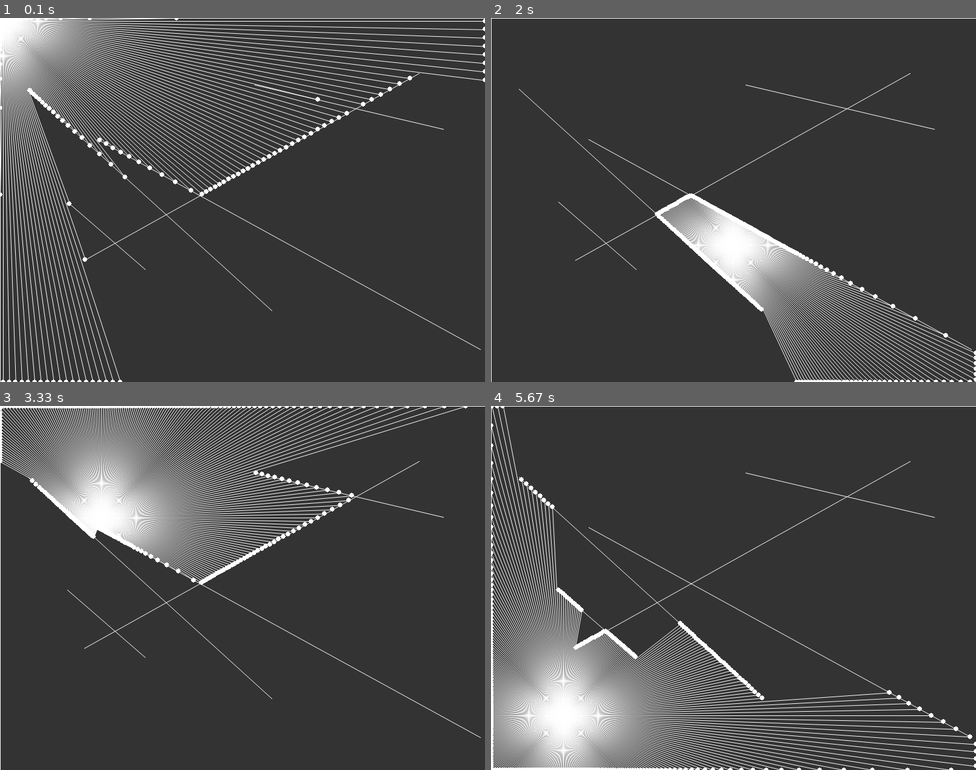
Above: before the commit, frames 1-4 (two rows, left to right).
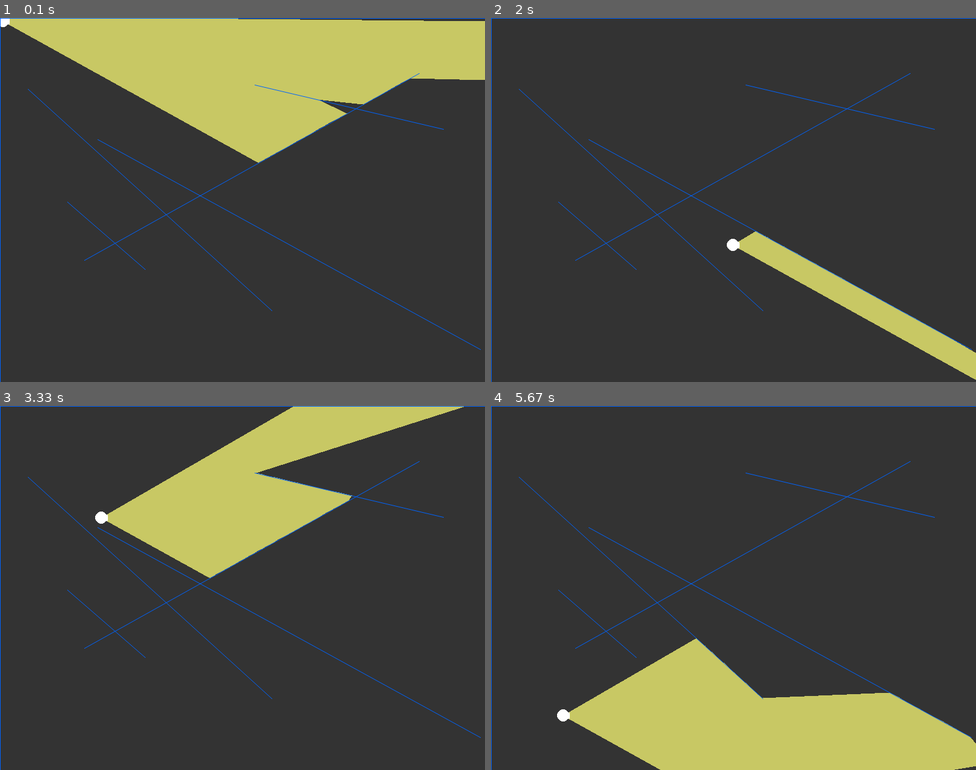
Above: after the commit, the same moments.

Repository: DHameete/pygames
Game: pygame game, started from 05_Raycasting/main.py
The game is run twice, just before and just after one commit, with the same random seed, the same clock (stepped at 60 frames per second) and the same inputs.
Inputs (mouse positions are in pixels of both pictures, inside the frame that each line leads up to):
- Up to frame 1 (0.1 s): no input
- Up to frame 2 (2 s): click (733, 200) at 0.38 s; click (782, 280) at 0.72 s; click (912, 327) at 1.05 s; click (617, 127) at 1.38 s; click (733, 243) at 1.72 s
- Up to frame 3 (3.33 s): click (174, 511) at 2.05 s; click (412, 682) at 2.38 s; click (87, 624) at 2.72 s; click (101, 518) at 3.05 s
- Up to frame 4 (5.67 s): click (617, 653) at 3.38 s; click (908, 671) at 3.72 s; click (588, 722) at 4.05 s; click (583, 609) at 4.38 s; click (762, 689) at 4.72 s; click (820, 708) at 5.05 s; click (563, 715) at 5.38 s

The runs differ from the first frame. In frame 1, 30% of the frame differs, in the area x 0-100%, y 0-100%; in frame 2, 10%; in frame 3, 22%; in frame 4, 29%.

Commit message:
start ray-polygons

Diff:
--- a/05_Raycasting/main.py
+++ b/05_Raycasting/main.py
@@ -6,6 +6,9 @@
 height = 600
 
 WHITE = (255, 255, 255)
+YELLOW = (200,200,100)
+BLUE = (0, 100, 255)
+RED = (255, 0, 0)
 
 class Ray:
 
@@ -54,7 +57,7 @@
         self.b = pygame.math.Vector2(x2, y2)
 
     def show(self, surface):
-        pygame.draw.aaline(surface, WHITE, self.a, self.b, 1)
+        pygame.draw.aaline(surface, BLUE, self.a, self.b, 1)
 
 class Particle:
 
@@ -62,7 +65,7 @@
         self.pos = pygame.math.Vector2(width/2, height/2)
         self.rays = []
 
-        for angle in range(0, 360, 1):
+        for angle in range(-30, 30, 1):
             self.rays.append(Ray(self.pos, angle))
 
     def show(self, surface):
@@ -71,6 +74,7 @@
             ray.show(surface)
 
     def look(self, walls, surface):
+        prev = self.rays[0].pos
         for ray in self.rays:
             closest = None
             record = math.inf
@@ -82,8 +86,9 @@
                         record = d
                         closest = pt
             if closest:
-                pygame.draw.aaline(surface, WHITE, self.pos, closest)
-                pygame.draw.circle(surface, WHITE, closest, 4)
+                pygame.draw.polygon(surface,YELLOW,[prev,closest,self.pos])
+                # pygame.draw.aaline(surface, WHITE, self.pos, closest)
+                prev = closest
 
     def update(self, x, y):
         self.pos.update(x, y)
@@ -123,8 +128,8 @@
 
         (mouseX, mouseY) = pygame.mouse.get_pos()
         particle.update(mouseX, mouseY)
+        particle.look(walls, displaysurface)
         particle.show(displaysurface)
-        particle.look(walls, displaysurface)
 
         for wall in walls:
             wall.show(displaysurface)
